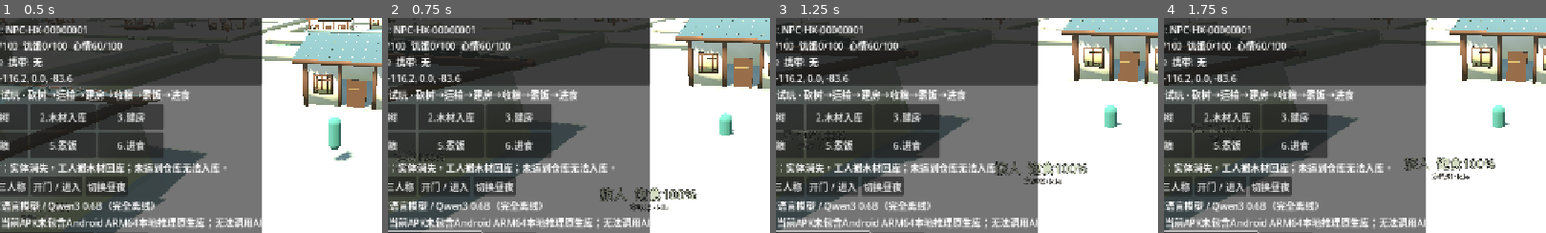
Above: before the commit, frames 1-4 (left to right).
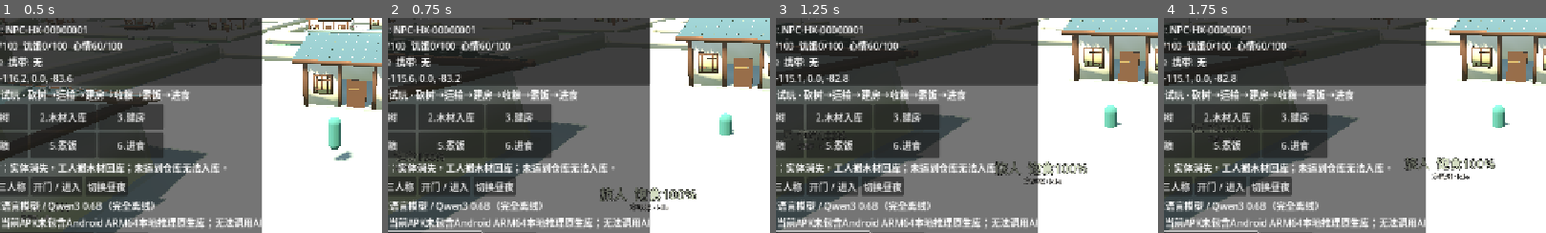
Above: after the commit, the same moments.

Repository: 160701541-cell/xinyanshuo
Game: Godot game, scene res://scenes/main.tscn
The game is run twice, just before and just after one commit, with the same random seed, the same clock (stepped at 60 frames per second) and the same inputs.
Inputs (mouse positions are % of the whole screen's width and height, from its top left):
- Up to frame 1 (0.5 s): no input
- Up to frame 2 (0.75 s): click (10, 82) at 0.52 s; type "12" at 0.6 s
- Up to frame 3 (1.25 s): no input
- Up to frame 4 (1.75 s): move the mouse to (72, 45) at 1.27 s; hold D from 1.28 s (still down); hold Shift from 1.28 s (still down); click (72, 45) at 1.42 s
The pictures show only the part of the screen within x 6-56%, y 29-79%; the shares and areas given below are measured in that part.

Frame 1 is identical in both runs. In frame 2, 0.1% of the frame differs, in the area x 3-20%, y 26-30%; in frame 3, 0.1%; in frame 4, 0.1%.

Commit message:
feat(interaction): tap actual 3D NPC text volume or farmer list to inspect independently; refresh their authoritative live states twice a second

Diff:
--- a/game-source/godot3d/scripts/world_main.gd
+++ b/game-source/godot3d/scripts/world_main.gd
@@ -585,6 +585,16 @@
 			if citizen.global_position.distance_squared_to(avatar.global_position)<190.0*190.0:
 				citizen.call("wake_near_player")
 	_refresh_status_throttled(delta)
+	npc_text_refresh_accum+=delta
+	if npc_text_refresh_accum>=0.6 and life_sim!=null:
+		npc_text_refresh_accum=0.0
+		var profiles: Dictionary = life_sim.get("citizens")
+		for npc in citizen_nodes:
+			if npc.global_position.distance_squared_to(avatar.global_position)<10000.0:
+				var code: String = String(npc.get_meta("entity_id",""))
+				if profiles.has(code):
+					npc.call("refresh_text_status",profiles[code])
+		_refresh_inspected_npc()
 	_update_camera(delta)
 	_hour = fmod(_hour+delta*0.0033,24.0)
 	# One authoritative, bounded economy tick per in-game hour;
@@ -699,6 +709,9 @@
 	var body: Object = hit["collider"]
 	if body is Node and (body as Node).has_meta("entity_id"):
 		var key: String = String((body as Node).get_meta("entity_id"))
+		if npc_node_index.has(key):
+			_inspect_npc(key)
+			return
 		_selected = structures.get(key) as Node3D
 	_refresh_status()
 
